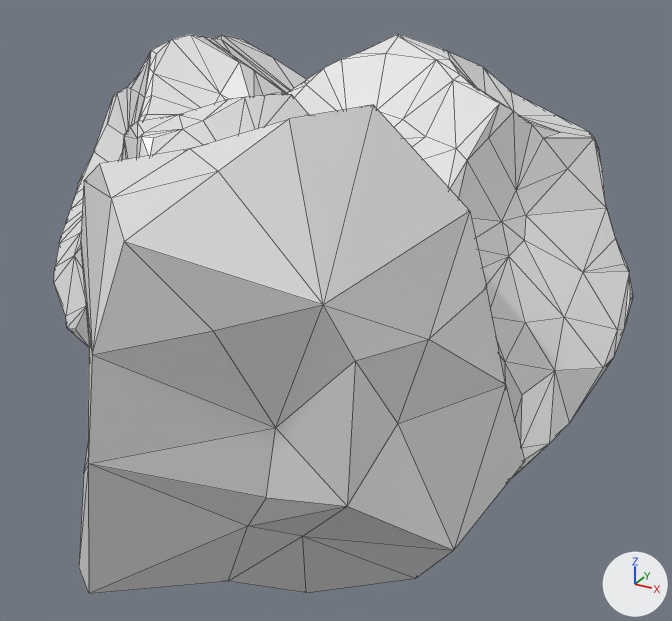
An edit to the Blender file DevelopmentAssets/Landscape/rocks.blend, drawn before and after from the same camera.
Camera for both pictures: a 50 mm lens placed at (1.73, -2.48, 1.41), pointed at (0.09, 0.49, -0.08). The lights are fixed; the arrows at lower right show +X, +Y and +Z. Mesh edges are drawn as thin lines.
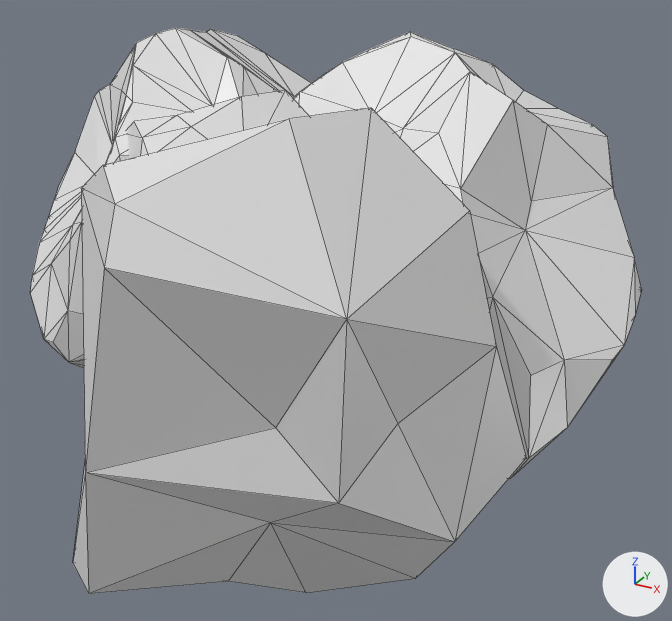
Scene script edits in JSON lines:
```json
{"block": "ob_cube", "where": "_m = ob_cube.modifiers.new('Decimate', 'DECIMATE')"}
{"op": "set", "path": "_m.ratio", "old": "0.3", "new": "0.0914"}
{"op": "set", "path": "ob_cube_001.location", "old": "(1.691, 7.895, 0.655)", "new": "(1.785, 7.683, 0.708)"}
{"block": "ob_cube_001", "where": "_m = ob_cube_001.modifiers.new('Decimate', 'DECIMATE')"}
{"op": "set", "path": "_m.ratio", "old": "0.3", "new": "0.199"}
{"op": "set", "path": "ob_cube_003.location", "old": "(1.429, 7.84, 0.922)", "new": "(1.442, 7.922, 0.922)"}
{"block": "ob_cube_003", "where": "_m = ob_cube_003.modifiers.new('Decimate', 'DECIMATE')"}
{"op": "set", "path": "_m.ratio", "old": "0.3", "new": "0.145"}
{"block": "ob_cube_004", "where": "_m = ob_cube_004.modifiers.new('Decimate', 'DECIMATE')"}
{"op": "set", "path": "_m.ratio", "old": "0.3", "new": "0.174"}
```

Location of each change, (x1, y1, x2, y2) in pixels of the pictures (672 x 621 px):
```json
{"object": "Cube.004", "change": "modifiers changed", "before": [79, 105, 525, 594], "after": [73, 108, 526, 594]}
{"object": "Cube.003", "change": "moved, modifiers changed", "before": [286, 34, 633, 479], "after": [293, 32, 642, 479]}
{"object": "Cube.001", "change": "moved, modifiers changed", "before": [54, 34, 307, 347], "after": [30, 28, 311, 367]}
{"object": "Cube", "change": "modifiers changed", "before": [121, 93, 309, 160], "after": [127, 90, 309, 159]}
```
